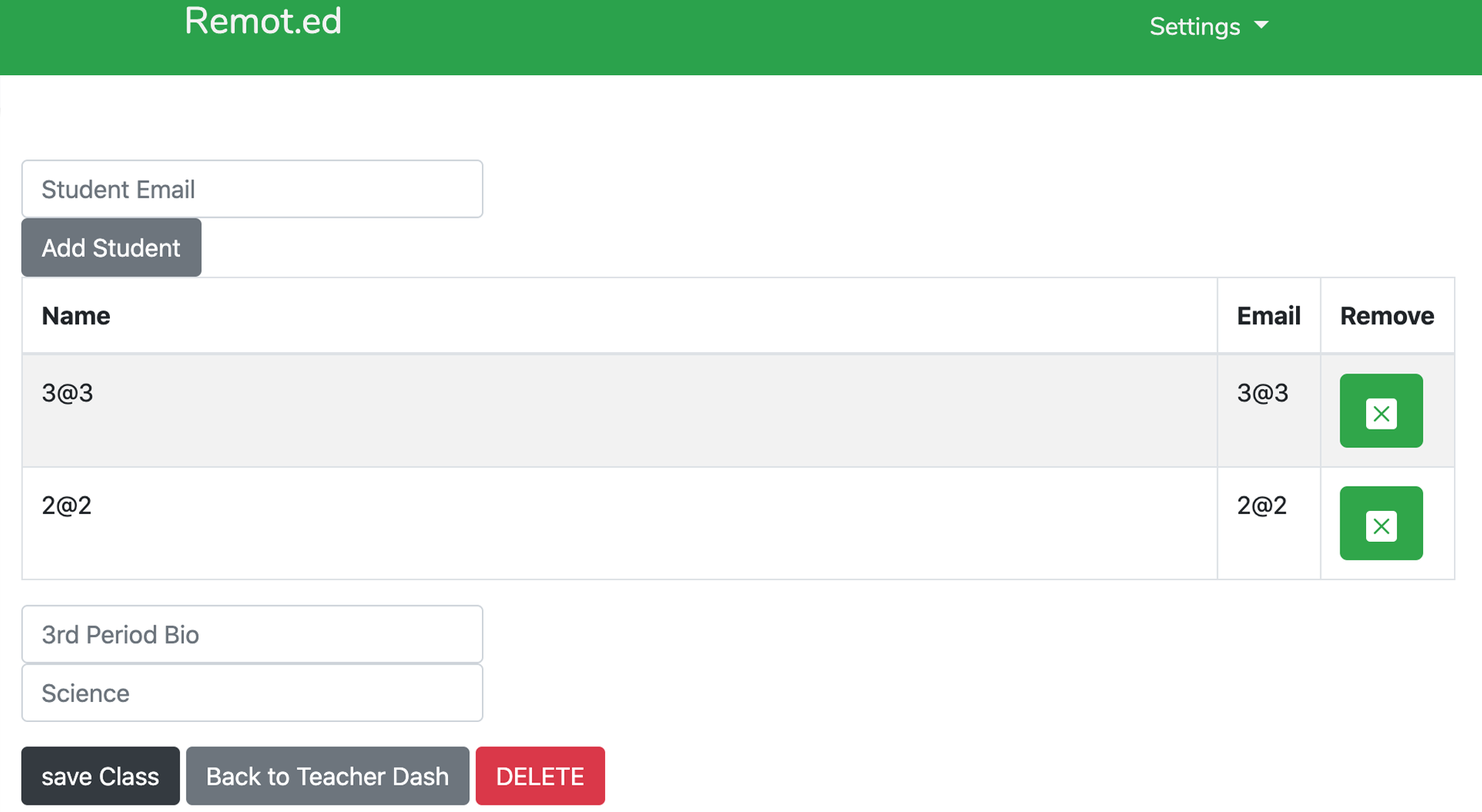
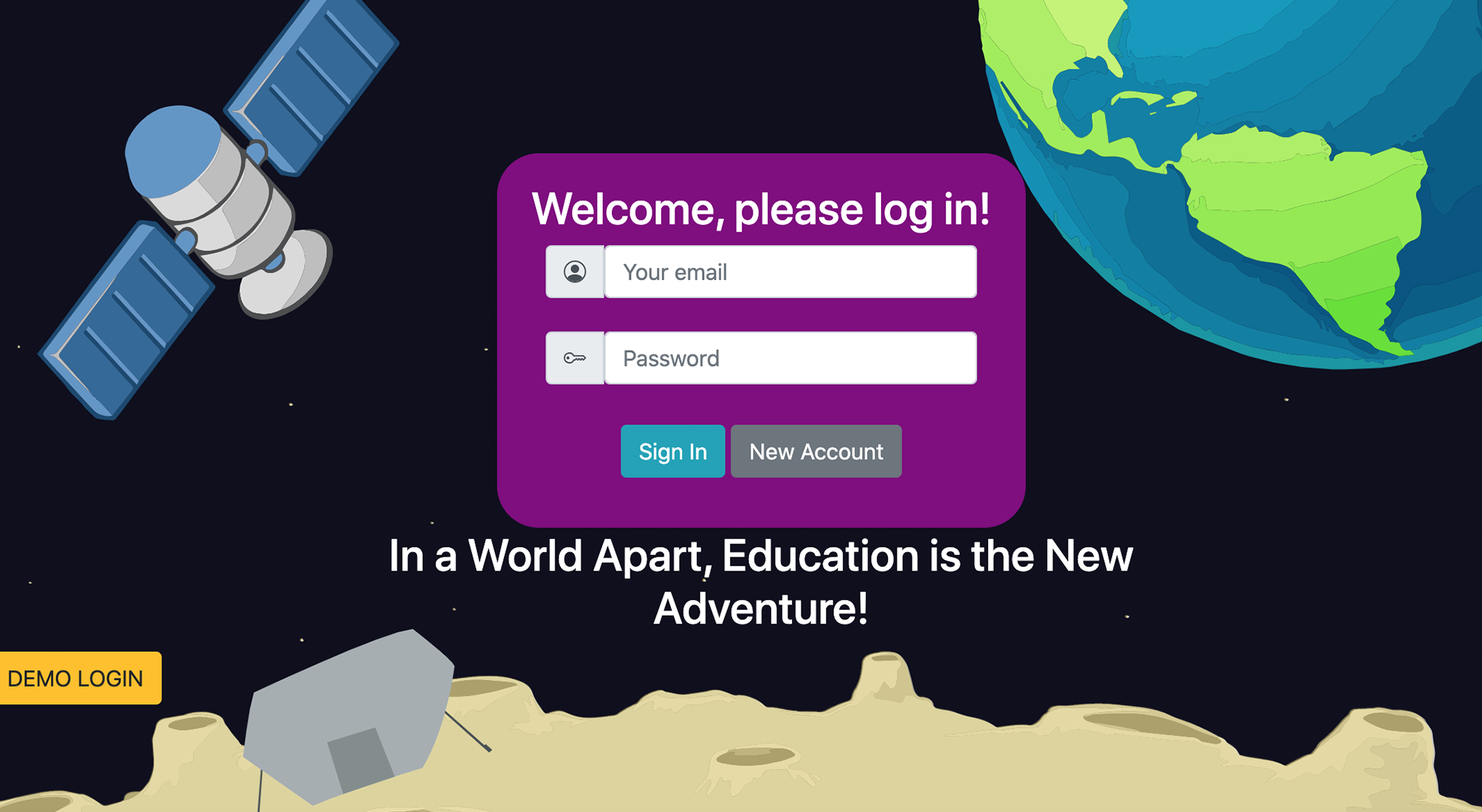
Comparing the layer stacks of the two 1482px x 812px images. Changes:
added layer "Screen Shot 2020-10-13 at 8.33.04 PM" above "Rectangle 1" over [0, 0, 1482, 812]
